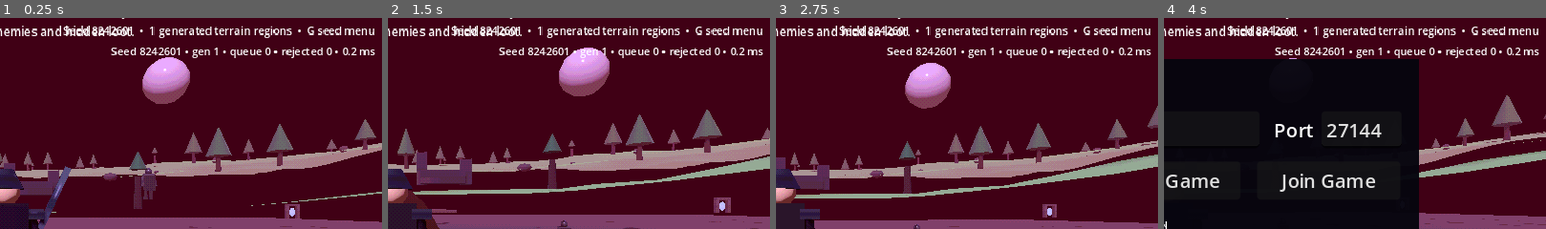
Above: before the commit, frames 1-4 (left to right).
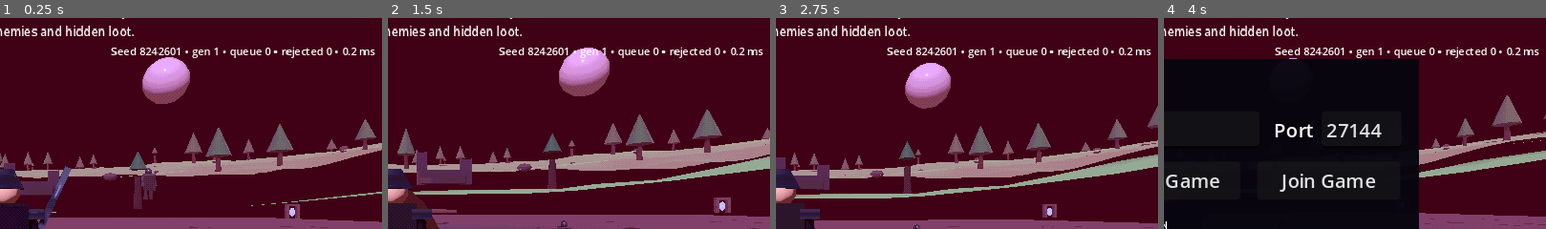
Above: after the commit, the same moments.

Repository: jasonjllind-cpu/aispel
Game: Godot game, scene res://main.tscn
Same seed, same stepped clock (60 frames per second), same inputs: the game is played once before the commit and once after it.
Inputs (mouse positions are % of the whole screen's width and height, from its top left):
- Up to frame 1 (0.25 s): no input
- Up to frame 2 (1.5 s): tap Enter at 0.5 s; move the mouse to (55, 49) at 0.52 s; press the mouse at (55, 49) at 0.53 s; hold W (move_forward) from 0.53 s (still down); tap Space (jump) at 0.77 s; move the mouse to (45, 50) at 1.27 s; release the mouse at (45, 50) at 1.28 s; tap R (equip_next) at 1.35 s
- Up to frame 3 (2.75 s): keep holding W (move_forward); tap Space (jump) at 1.52, 2 s; move the mouse to (52, 47) at 2.02 s; hold E (interact) from 2.03 s (still down)
- Up to frame 4 (4 s): keep holding W (move_forward); tap Enter at 2.75 s; move the mouse to (49, 51) at 2.77 s; release E (interact) at 2.78 s; tap Shift (sprint) at 2.85 s; tap Space (jump) at 3.02, 3.77 s; move the mouse to (57, 50) at 3.52 s; tap N at 3.6 s
The pictures show only the part of the screen within x 49-99%, y 4-54%; the shares and areas given below are measured in that part.

The runs differ from the first frame. In frame 1, 1.6% of the frame differs, in the area x 16-98%, y 3-10%; in frame 2, 1.6%; in frame 3, 1.6%; in frame 4, 1.6%.

Commit message:
Remove overlapping runtime debug HUD

Diff:
--- a/scripts/world/procedural_world_runtime.gd
+++ b/scripts/world/procedural_world_runtime.gd
@@ -16,6 +16,10 @@
 var generation_epoch: int = 0
 var rejected_chunks: int = 0
 var fallback_chunks: int = 0
+
+func _build_status_ui(_seed_value: int) -> void:
+	# Runtime generation telemetry belongs in tests/logs, not over gameplay.
+	status_label = null
 
 func _build_starting_valley_terrain() -> void:
 	if world == null:
